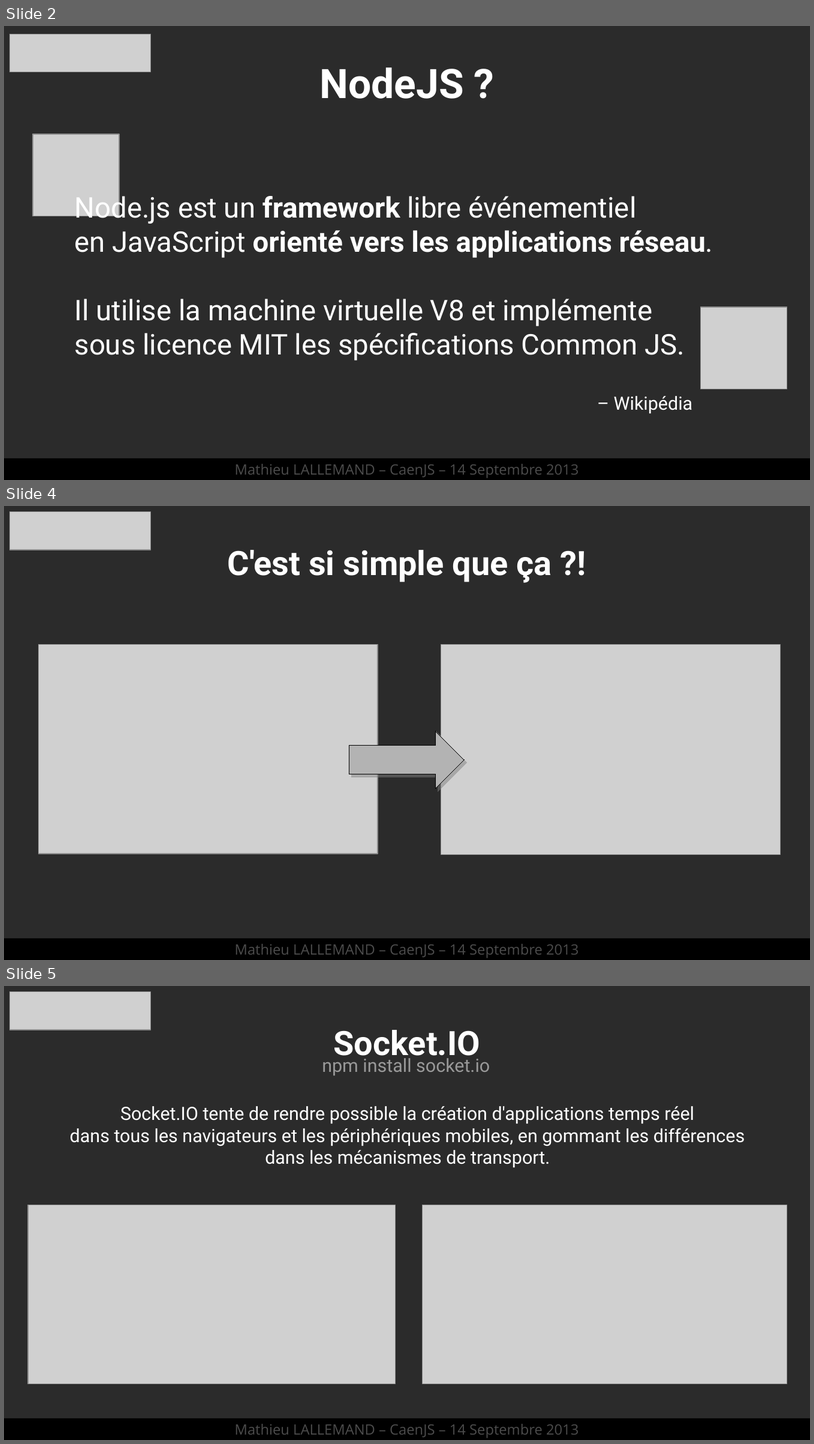
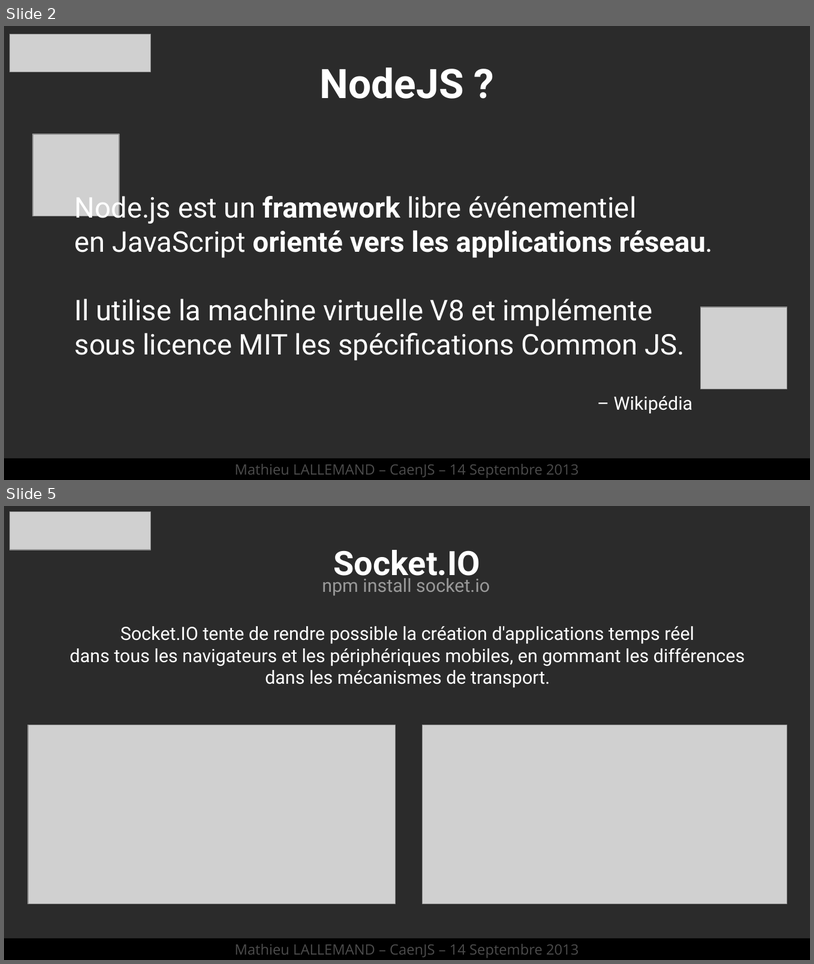
Before and after one commit to lalmat/CaenJS, a slide deck: Présentation/CaenJS - nodeJS.odp. Shown one above the other, each under a label of ours: slides 2, 4 and 5 before the commit, slides 2 and 5 after it; the slides between them are not shown. The pictures are 814x1444 and 814x964 pixels, drawn with LibreOffice and Linux fonts; fonts in the diff are those of the drawing; grey boxes stand for pictures; background and template pictures are left out; a plain dark background stands for a picture behind light text. Boxes give left, top, right and bottom in pixels: in the first picture for what was removed or moved away, otherwise in the second. Text is boxed around its words. In the diff, an @@ line names an element or a change of style, - is before the commit and + after.

```diff
--- a/Présentation/CaenJS - nodeJS.odp
+++ b/Présentation/CaenJS - nodeJS.odp
@@ slide 4 removed at box(4, 506, 810, 960), background picture (left out) @@
@@ picture removed at box(10, 512, 151, 550) @@
@@ title removed at box(228, 550, 552, 583) @@
-C'est si simple que ça ?!
@@ picture removed at box(38, 645, 378, 853) @@
@@ picture removed at box(441, 645, 781, 855) @@
@@ right arrow removed at box(350, 730, 464, 789) @@
@@ rectangle removed at box(4, 939, 810, 960) @@
-Mathieu LALLEMAND – CaenJS – 14 Septembre 2013
```
Also in this commit, not shown: 14 slides changed, 1 other slide removed.
